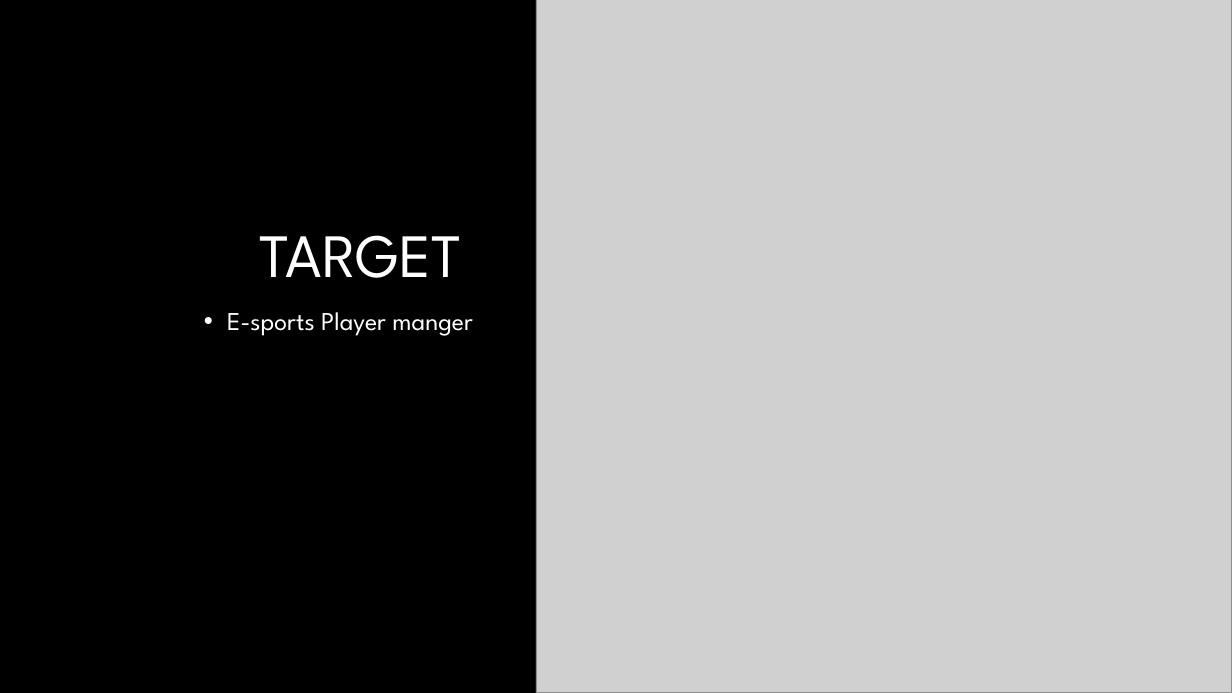
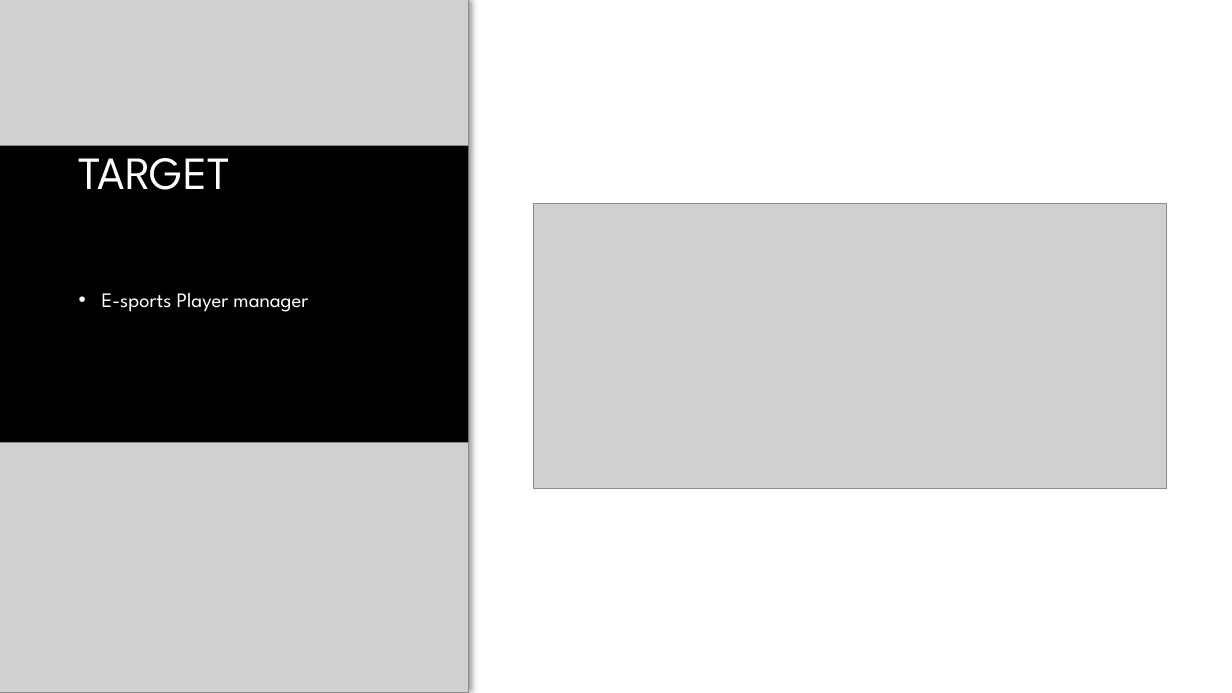
Before and after one commit to vinceleg/lab04_repo, a slide deck: slide 17 of dtc_team16_pitch_presentation.pptx. Drawn at 1232x693 pixels with LibreOffice and Linux fonts; fonts in the diff are those of the drawing; grey boxes stand for pictures; background and template pictures are left out. Boxes give left, top, right and bottom in pixels: in the first picture for what was removed or moved away, otherwise in the second. Text is boxed around its words. In the diff, an @@ line names an element or a change of style, - is before the commit and + after.

```diff
--- a/dtc_team16_pitch_presentation.pptx
+++ b/dtc_team16_pitch_presentation.pptx
@@ background #000000 to #FFFFFF @@
@@ rectangle added at [0, 0, 469, 693], fill #000000 @@
@@ picture added at [0, 0, 469, 146] @@
@@ picture removed at [536, 0, 1232, 693] @@
@@ title "TARGET": place and size @@
-title "TARGET" at [260, 235, 462, 278]
+title "TARGET" at [79, 142, 230, 190]
@@ title "TARGET" at [79, 142, 230, 190]: size 48 to 36 pt; alignment right to left; vertical alignment bottom to middle @@
@@ picture added at [533, 204, 1167, 490] @@
@@ text at [102, 293, 308, 312]: text changed; size 20 to 16 pt @@
-• E-sports Player manger
+• E-sports Player manager
@@ picture added at [0, 442, 469, 693] @@
```
Also in this commit, not shown: 4 slides added.
